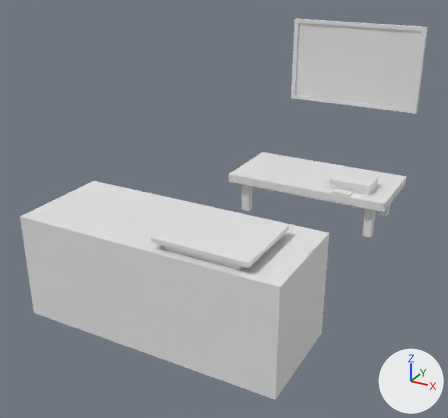
Before and after pictures for a commit that changed the FBX model Assets/Models/EscapeRoomObjects/EscapeRoomObjects.fbx.
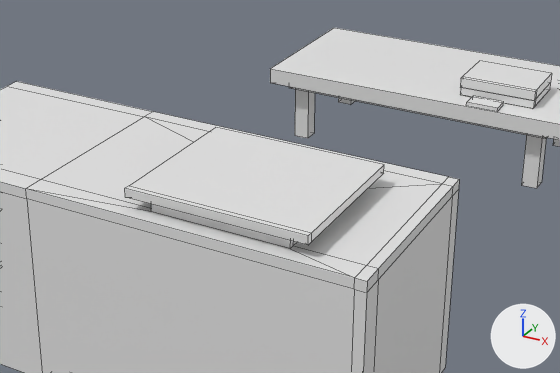
Each version is shown whole from a camera (50 mm lens) standing at (2.52, -5.59, 3.26) and looking at (-0.35, -0.37, 0.65), then close up on the part from 19% to 85% of the width and 33% to 80% of the height. The axes (+X, +Y, +Z) are drawn at lower right. The lights are the same throughout. The first two pictures are the older version. The close-ups show mesh edges as thin lines. Where no turn or scale is listed for an object, it has been applied to the vertices. Vertices at exactly the same position are counted once.

Before the edit, the objects in view are built like this:
```python
me_cube_002 = bpy.data.meshes.new('Cube.002')
me_cube_002.from_pydata(...)  # 30 vertices, 28 faces; spans x -0.24..0.24, y -0.18..0.18, z -0.059..0.061
me_cube_002.materials.append(mat_material_001)  # white #e7e7e7
me_cube_005 = bpy.data.meshes.new('Cube.005')
me_cube_005.from_pydata(...)  # 52 vertices, 42 faces; spans x -1.0..1.0, y -0.5..0.5, z 0.0..0.5
me_cube_005.materials.append(mat_material_003)  # white #e7e7e7
me_cube_008 = bpy.data.meshes.new('Cube.008')
me_cube_008.from_pydata(...)  # 270 vertices, 250 faces; spans x -1.72..0.78, y -0.5..0.52, z -0.5..0.6
me_cube_008.materials.append(mat_material_005)  # white #e7e7e7
ob_desk = bpy.data.objects.new('Desk', me_cube_008)
ob_desk.location = (0.255, -1.577, 0.5)
ob_table_001 = bpy.data.objects.new('Table.001', me_cube_005)
ob_table_001.location = (0.0, 1.429, 0.0)
ob_tapeplayer = bpy.data.objects.new('TapePlayer', me_cube_002)
ob_tapeplayer.location = (0.529, 1.265, 0.559)
```
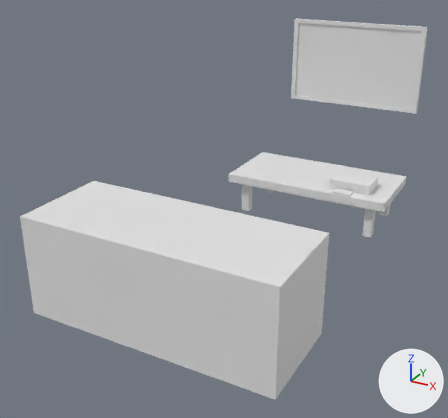
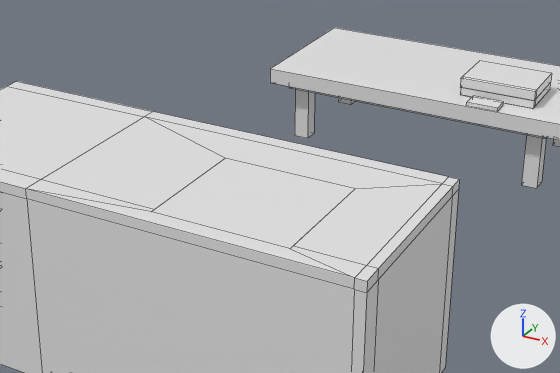
Where the change shows, as pixel boxes [x1, y1, x2, y2] in the close-ups (560 x 373 px):
part 1 of me_cube_008, cut back: before [125, 127, 384, 249]; after [152, 158, 354, 249]

What the commit changed:
me_cube_008 is used by ob_desk; location (0.255, -1.577, 0.5).
me_cube_008 had 270 vertices, 250 faces and spanned x -1.72..0.78, y -0.5..0.52, z -0.5..0.6.
me_cube_008 now has 252 vertices, 230 faces and spans x -1.72..0.78, y -0.5..0.52, z -0.5..0.5.
Part 1, on me_cube_008:
18 vertices are removed from x -0.34..0.52, y -0.46..0.27, z 0.56..0.6.
21 faces are deleted.
1 new face joins them.
